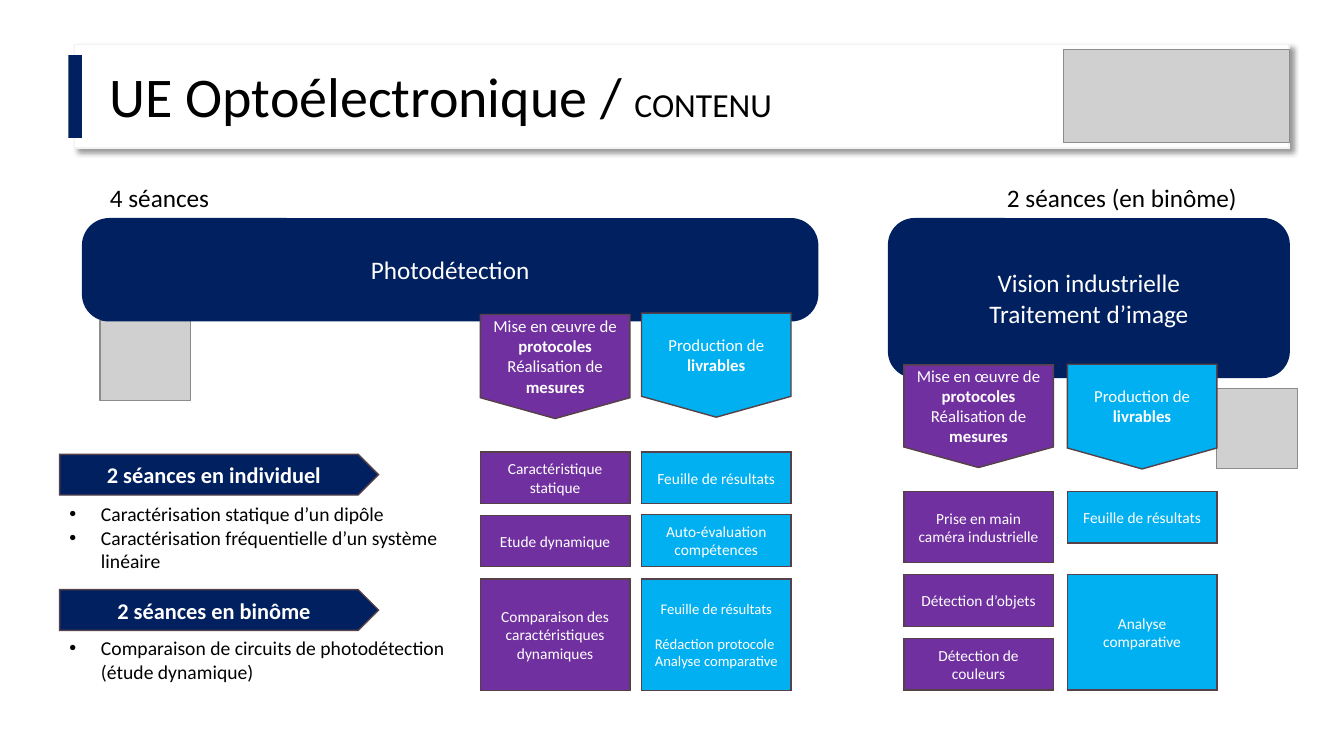
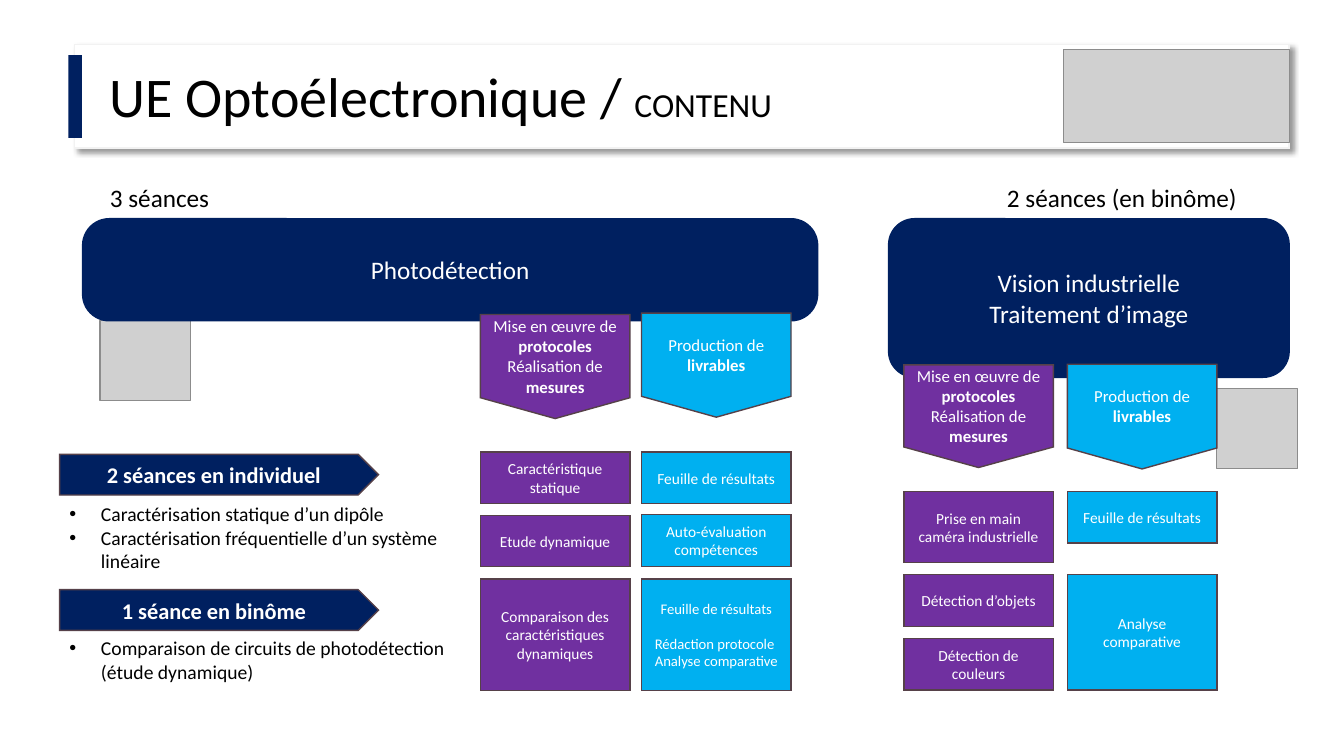
Before and after one commit to IOGS-Digital-Methods/semester-5, a slide deck: slide 7 of OptoElectronique/Cours/S5_Optoelectronique_2026_lite.pptx. Drawn at 1344x756 pixels with LibreOffice and Linux fonts; fonts in the diff are those of the drawing; grey boxes stand for pictures. Boxes give left, top, right and bottom in pixels: in the first picture for what was removed or moved away, otherwise in the second. Text is boxed around its words. In the diff, an @@ line names an element or a change of style, - is before the commit and + after.

```diff
--- a/OptoElectronique/Cours/S5_Optoelectronique_2026_lite.pptx
+++ b/OptoElectronique/Cours/S5_Optoelectronique_2026_lite.pptx
@@ text at bbox=[110, 189, 209, 208]: text changed @@
-4 séances
+3 séances
@@ text in pentagon arrow at bbox=[122, 603, 306, 619]: text changed @@
-2 séances en binôme
+1 séance en binôme
```
Also in this commit, not shown: 1 other slide changed, 12 other files.
